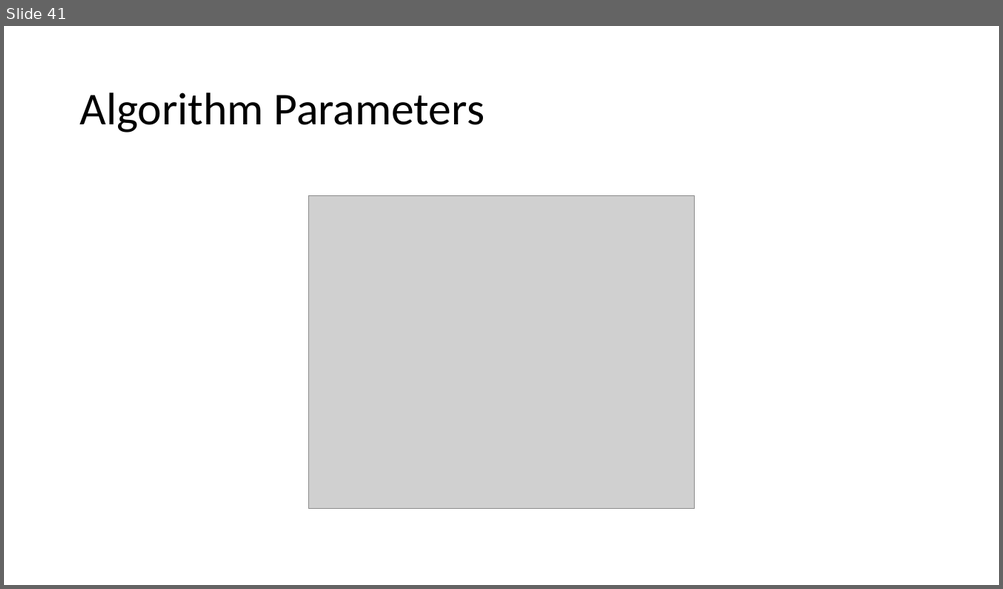
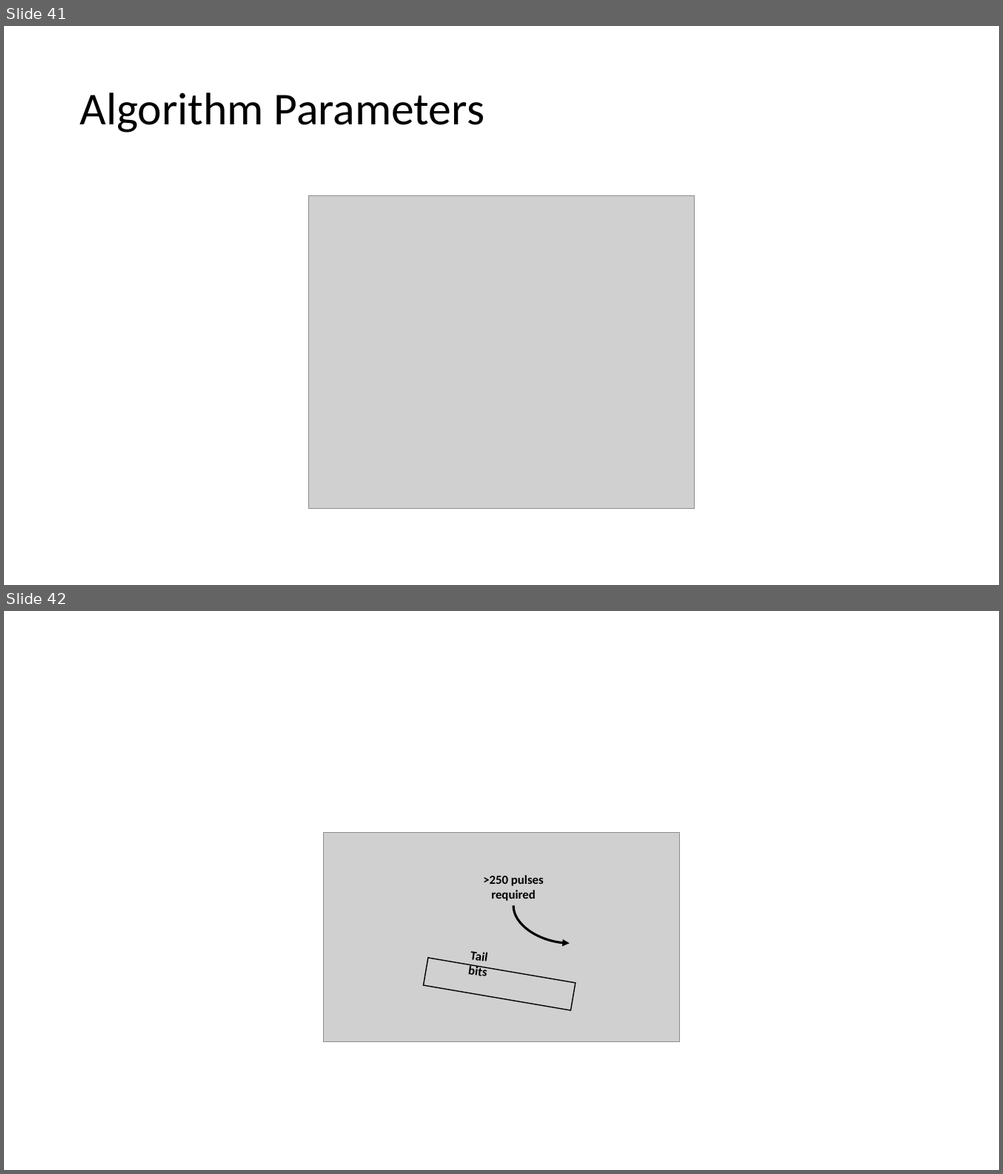
Before and after one commit to akashlevy/RRAM-RADAR-Tuning, a slide deck: presentations/Updates 1-24-21.pptx. Shown one above the other, each under a label of ours: slide 41 before the commit, slides 41 and 42 after it. The pictures are 1003x589 and 1003x1174 pixels, drawn with LibreOffice and Linux fonts; fonts in the diff are those of the drawing; grey boxes stand for pictures. Boxes give left, top, right and bottom in pixels: in the first picture for what was removed or moved away, otherwise in the second. Text is boxed around its words. In the diff, an @@ line names an element or a change of style, - is before the commit and + after.

```diff
--- a/presentations/Updates 1-24-21.pptx
+++ b/presentations/Updates 1-24-21.pptx
@@ slide 42 added at (4, 611, 999, 1170), background #FFFFFF @@
@@ picture added at (324, 832, 680, 1042) @@
@@ text added at (483, 875, 543, 901), 12 pt, text #000000, bold @@
+>250 pulses required
@@ curved arrow added from (514, 906) to (569, 944), #000000 2.25 pt @@
@@ rounded rectangle added at (424, 958, 575, 1011), outline #000000 1 pt @@
@@ text added at (468, 951, 486, 977), 12 pt, text #000000, bold @@
+Tail bits
```
Also in this commit, not shown: 13 other files.
